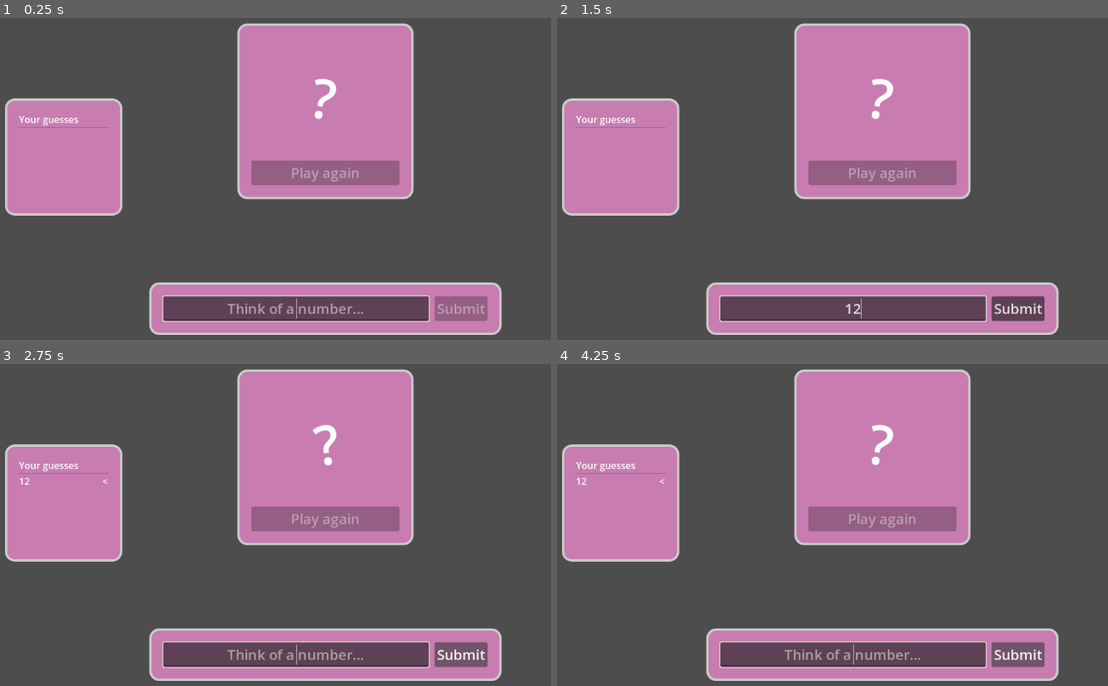
Above: before the commit, frames 1-4 (two rows, left to right).
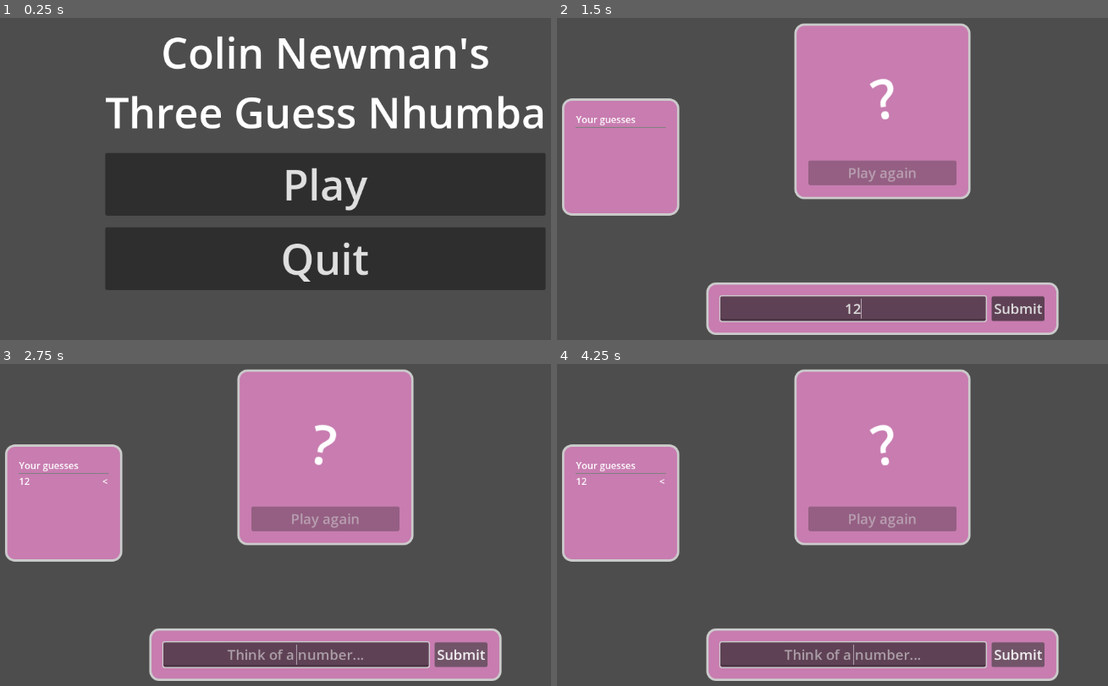
Above: after the commit, the same moments.

Repository: phrasmotica/think-of-a-number
Game: Godot game, scene res://scenes/main_menu.tscn
Same seed, same stepped clock (60 frames per second), same inputs: the game is played once before the commit and once after it. Before the commit the project starts from res://scenes/game.tscn.
Inputs (mouse positions are in pixels of both pictures, inside the frame that each line leads up to):
- Up to frame 1 (0.25 s): no input
- Up to frame 2 (1.5 s): click (882, 185) at 0.5 s, where only the run after the commit has a clickable "Play"; click (854, 307) at 1.27 s; type "12" at 1.35 s
- Up to frame 3 (2.75 s): click "Submit" at 2 s
- Up to frame 4 (4.25 s): click "Submit" at 2.75 s; click "Submit" at 3.5 s

The runs differ from the first frame. In frame 1, 59% of the frame differs, in the area x 0-99%, y 1-99%; in frame 2, 0.2%; in frame 3, 0.2%; in frame 4, 0.2%.

Commit message:
Create main menu scene for "Three Guess Nhumba" with looping music

Diff:
--- a/project.godot
+++ b/project.godot
@@ -11,7 +11,7 @@
 [application]
 
 config/name="think-of-a-number"
-run/main_scene="res://scenes/game.tscn"
+run/main_scene="res://scenes/main_menu.tscn"
 config/features=PackedStringArray("4.2", "GL Compatibility")
 config/icon="res://icon.svg"
 
--- /dev/null
+++ b/scenes/main_menu.tscn
@@ -0,0 +1,52 @@
+[gd_scene load_steps=5 format=3 uid="uid://1jlncpewmp6l"]
+
+[ext_resource type="Script" path="res://scripts/main_menu.gd" id="1_khxv0"]
+[ext_resource type="AudioStream" uid="uid://cp5mdd6o4cadh" path="res://assets/music/tgr-intro-full.mp3" id="2_dlfkw"]
+[ext_resource type="PackedScene" uid="uid://bf1jcgnoh4v45" path="res://scenes/game.tscn" id="2_v0k6u"]
+[ext_resource type="Theme" uid="uid://skah0wjpgann" path="res://theme_default.tres" id="3_okbyj"]
+
+[node name="MainMenu" type="Node2D"]
+script = ExtResource("1_khxv0")
+game_scene = ExtResource("2_v0k6u")
+
+[node name="AudioStreamPlayer" type="AudioStreamPlayer" parent="."]
+stream = ExtResource("2_dlfkw")
+autoplay = true
+
+[node name="CanvasLayer" type="CanvasLayer" parent="."]
+
+[node name="CenterContainer" type="CenterContainer" parent="CanvasLayer"]
+anchors_preset = 15
+anchor_right = 1.0
+anchor_bottom = 1.0
+grow_horizontal = 2
+grow_vertical = 2
+theme = ExtResource("3_okbyj")
+
+[node name="VBoxContainer" type="VBoxContainer" parent="CanvasLayer/CenterContainer"]
+layout_mode = 2
+theme_override_constants/separation = 20
+
+[node name="Label" type="Label" parent="CanvasLayer/CenterContainer/VBoxContainer"]
+layout_mode = 2
+theme_type_variation = &"TitleLabel"
+text = "Colin Newman's
+Three Guess Nhumba"
+horizontal_alignment = 1
+
+[node name="PlayButton" type="Button" parent="CanvasLayer/CenterContainer/VBoxContainer"]
+unique_name_in_owner = true
+custom_minimum_size = Vector2(0, 100)
+layout_mode = 2
+theme_override_font_sizes/font_size = 72
+text = "Play"
+
+[node name="QuitButton" type="Button" parent="CanvasLayer/CenterContainer/VBoxContainer"]
+unique_name_in_owner = true
+custom_minimum_size = Vector2(0, 100)
+layout_mode = 2
+theme_override_font_sizes/font_size = 72
+text = "Quit"
+
+[connection signal="pressed" from="CanvasLayer/CenterContainer/VBoxContainer/PlayButton" to="." method="_on_play_button_pressed"]
+[connection signal="pressed" from="CanvasLayer/CenterContainer/VBoxContainer/QuitButton" to="." method="_on_quit_button_pressed"]
--- /dev/null
+++ b/scripts/main_menu.gd
@@ -0,0 +1,10 @@
+extends Node2D
+
+@export
+var game_scene: PackedScene
+
+func _on_play_button_pressed():
+	get_tree().change_scene_to_packed(game_scene)
+
+func _on_quit_button_pressed():
+	get_tree().quit()
--- a/theme_default.tres
+++ b/theme_default.tres
@@ -21,3 +21,5 @@
 PanelContainer/styles/panel = SubResource("StyleBoxFlat_pj2a5")
 RevealLabel/base_type = &"Label"
 RevealLabel/font_sizes/font_size = 92
+TitleLabel/base_type = &"Label"
+TitleLabel/font_sizes/font_size = 72
Not shown, added: assets/music/Wire - Three Girl Rhumba.mp3.import
Not shown, added: assets/music/tgr-intro-full.mp3.import
Not shown, added: assets/music/Wire - Three Girl Rhumba.mp3
Not shown, added: assets/music/tgr-intro-full.mp3
